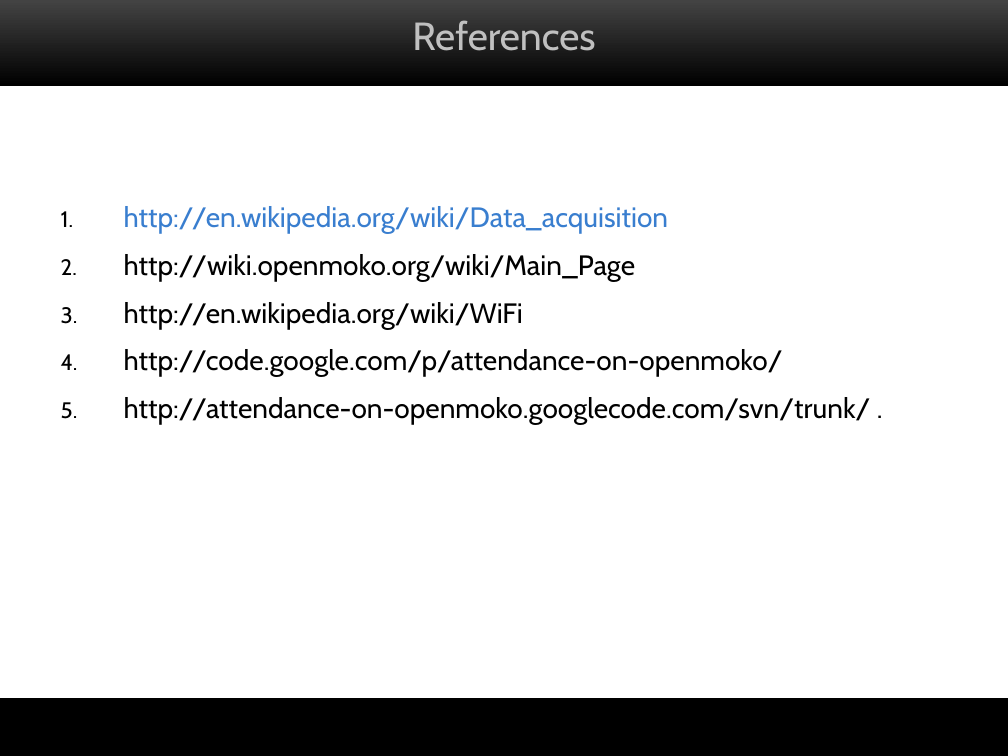
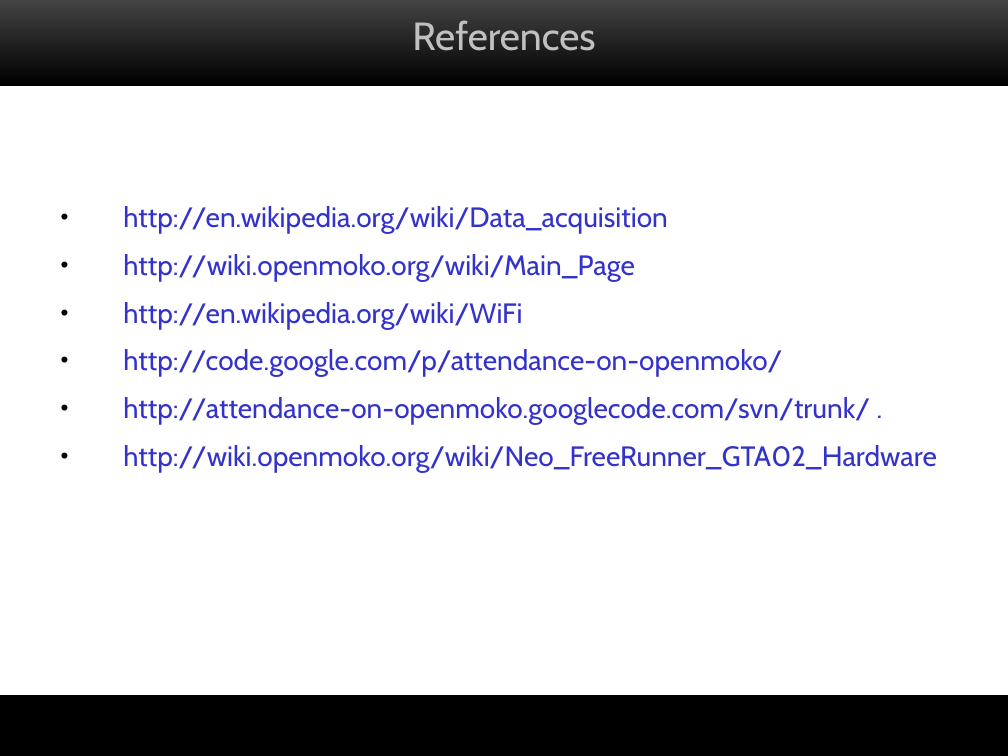
Before and after one commit to saurabh1403/attendance-on-openmoko, a slide deck: slide 23 of docs/mid-term-seminar.ppt (slide 27 before the commit). Drawn at 1008x756 pixels with LibreOffice and Linux fonts; fonts in the diff are those of the drawing; background and template pictures are left out. Boxes give left, top, right and bottom in pixels: in the first picture for what was removed or moved away, otherwise in the second. Text is boxed around its words. In the diff, an @@ line names an element or a change of style, - is before the commit and + after.

```diff
--- a/docs/mid-term-seminar.ppt
+++ b/docs/mid-term-seminar.ppt
@@ text at <box>123,206,870,425</box>: text colour #397ECF to #3333CC in "http://en.wikipedia.org/wiki/Data_acquisition"; text colour #000000 to #3333CC in "http://wiki.openmoko.org/wiki/Main_Page", "http://en.wikipedia.org/wiki/WiFi", "http://code.google.com/p/attendance-on-openmoko/", "http://attendance-on-openmoko.googlecode.com/svn/trunk/ ."; bullet 1. to • @@
@@ text at <box>123,445,936,472</box>: paragraph added @@
+• http://wiki.openmoko.org/wiki/Neo_FreeRunner_GTA02_Hardware
@@ rectangle: place and size @@
-rectangle at <box>16,709,1008,756</box>
+rectangle at <box>0,696,1008,756</box>
```
Also in this commit, not shown: 3 other slides changed, 20 slides added, 24 slides removed, 2 other files.
